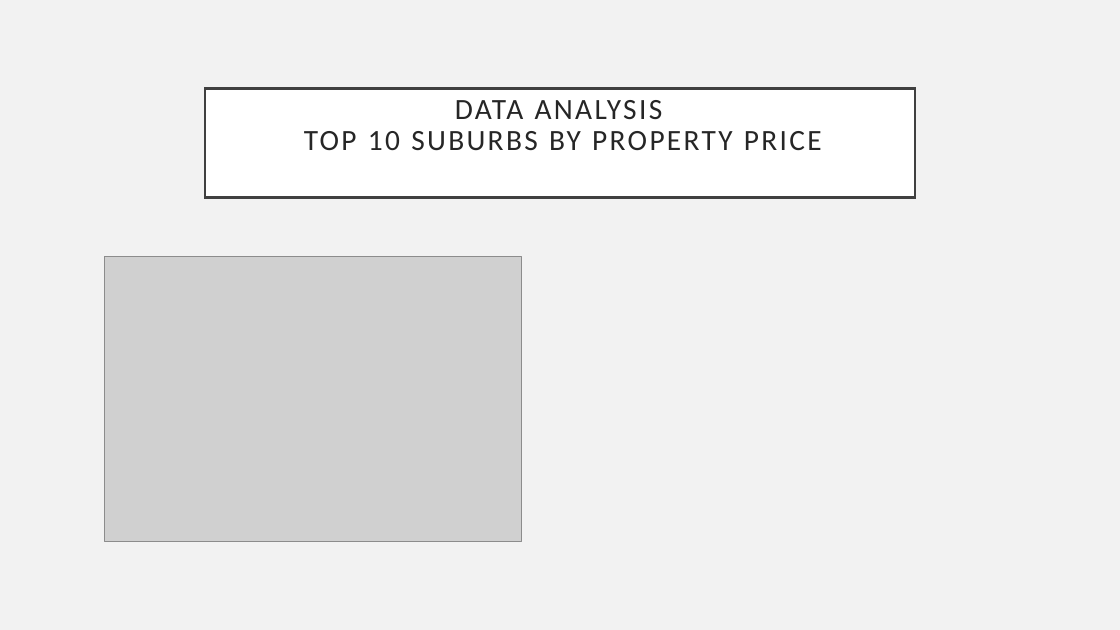
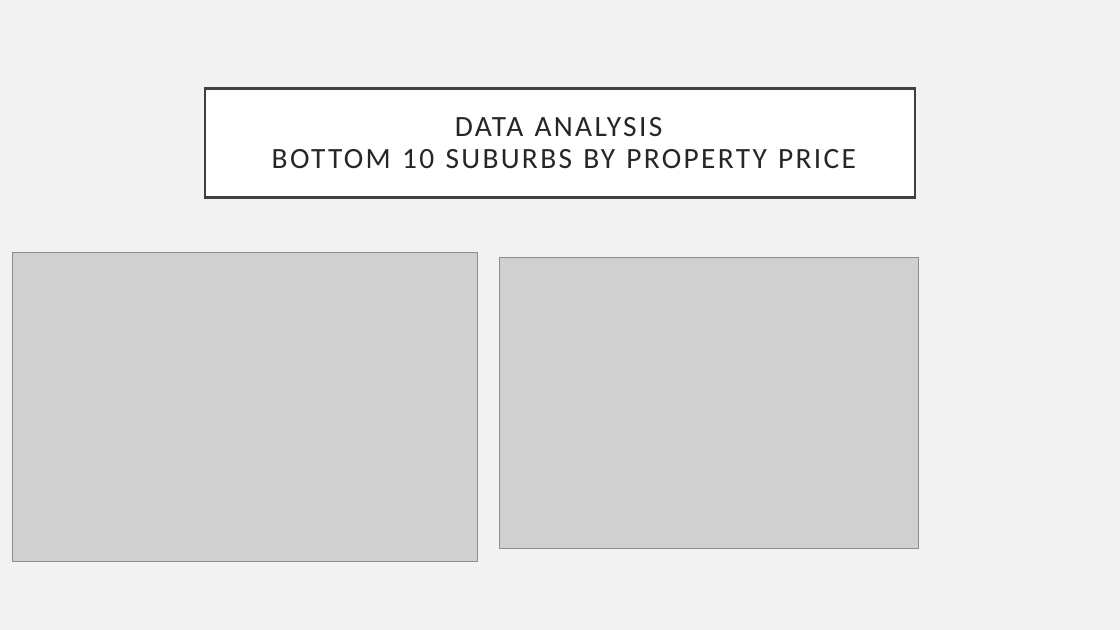
Before and after one commit to Sprettle/Chevrolet-Chilis, a slide deck: slide 11 of Project 1 Presentation.pptx (slide 9 before the commit). Drawn at 1120x630 pixels with LibreOffice and Linux fonts; fonts in the diff are those of the drawing; grey boxes stand for pictures. Boxes give left, top, right and bottom in pixels: in the first picture for what was removed or moved away, otherwise in the second. Text is boxed around its words. In the diff, an @@ line names an element or a change of style, - is before the commit and + after.

```diff
--- a/Project 1 Presentation.pptx
+++ b/Project 1 Presentation.pptx
@@ title at (272, 117, 856, 169): text changed @@
-DATA ANALYSIS
-TOP 10 SUBURBS BY PROPERTY PRICE
+DATA ANALYSIS
+BOTTOM 10 SUBURBS BY PROPERTY PRICE
@@ picture: place and size @@
-picture at (104, 257, 522, 542)
+picture at (12, 252, 477, 561)
@@ picture added at (500, 258, 919, 549) @@
```
Also in this commit, not shown: 10 other slides changed, 4 slides added, 2 slides removed.
